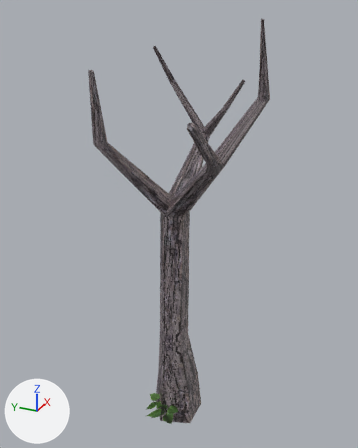
The Blender file assets/Tree1.blend as it was, and as the next commit left it.
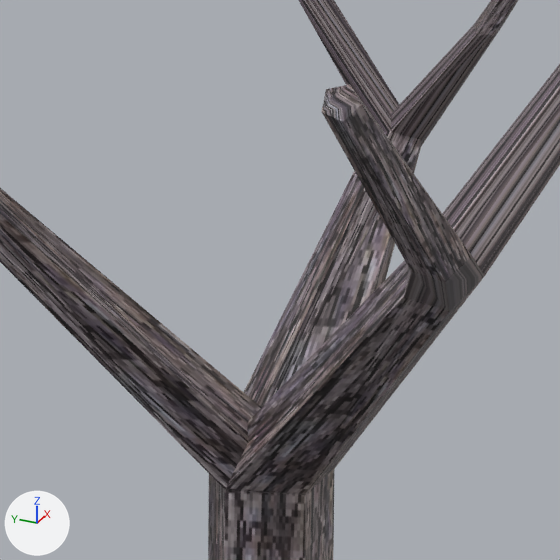
The first picture shows the older version from a camera (50 mm lens) standing at (-17.88, -8.14, 18.44) and looking at (-0.63, -0.37, 9.81). The close-ups show the older and then the newer version on the part from 31% to 68% of the width and 23% to 52% of the height of that picture. Only the edits that show in the close-ups are written down. Arrows for +X, +Y and +Z are at lower left; the lights stay in place.

The scene before the commit, as lines of its bpy script (objects in view):
```python
mat_pngwing_com = principled_material('pngwing.com')
mat_pngwing_com.texture = img_branchpixel_png  # with its transparency
mat_pngwing_com.roughness = 0.75
me_cylinder = bpy.data.meshes.new('Cylinder')
me_cylinder.from_pydata(...)  # 80 vertices, 82 faces; spans x -5.5..3.2, y -4.0..2.6, z -1.0..17.9
me_cylinder.materials.append(mat_material_001)  # picture img_trunkpixel_jpg_001
me_pngwing_com = bpy.data.meshes.new('pngwing.com')
me_pngwing_com.from_pydata(...)  # 4 vertices, 1 face; spans x -1.67..0.0, y -0.5..0.95, z 0.0
me_pngwing_com.materials.append(mat_pngwing_com)  # picture img_branchpixel_png
ob_pngwing_com = bpy.data.objects.new('pngwing.com', me_pngwing_com)
ob_pngwing_com.location = (0.0, 0.0, 0.0)
ob_pngwing_com.scale = (1.33, 1.33, 1.33)
ob_tree = bpy.data.objects.new('Tree', me_cylinder)
ob_tree.location = (0.0, 0.0, 0.0)
```
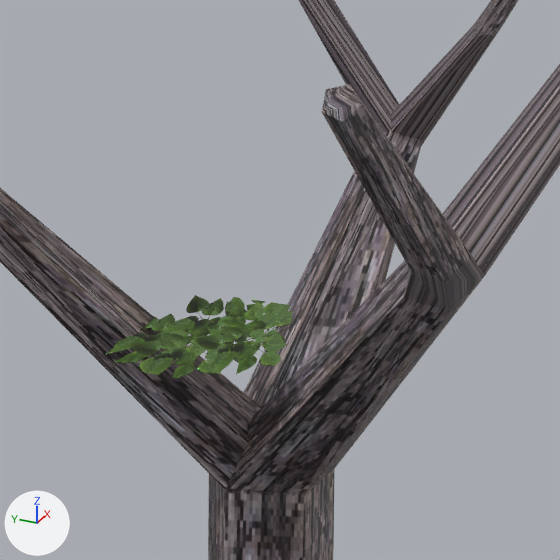
Pixel boxes (x1, y1, x2, y2) of what changed, in the close-ups (560 x 560 px):
'pngwing.com', surface changed, moved (not visible before)
    after: (105, 295, 293, 378)

What the commit changed:
Picture 'BranchesPixel.png' (img_branchespixel_png) is new.
Material 'pngwing.com' (mat_pngwing_com) changes its picture from img_branchpixel_png to img_branchespixel_png.
In material 'pngwing.com' (mat_pngwing_com), roughness goes from 0.75 to 0.9.
Object 'pngwing.com' (ob_pngwing_com) moves from (0.0, 0.0, 0.0) to (0.0, 0.0, 11.8).
